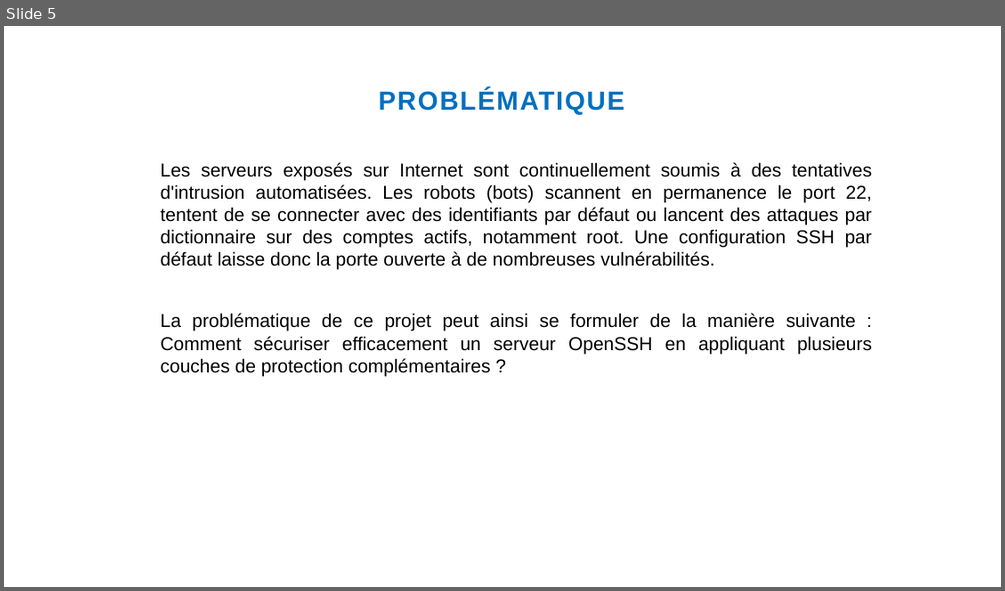
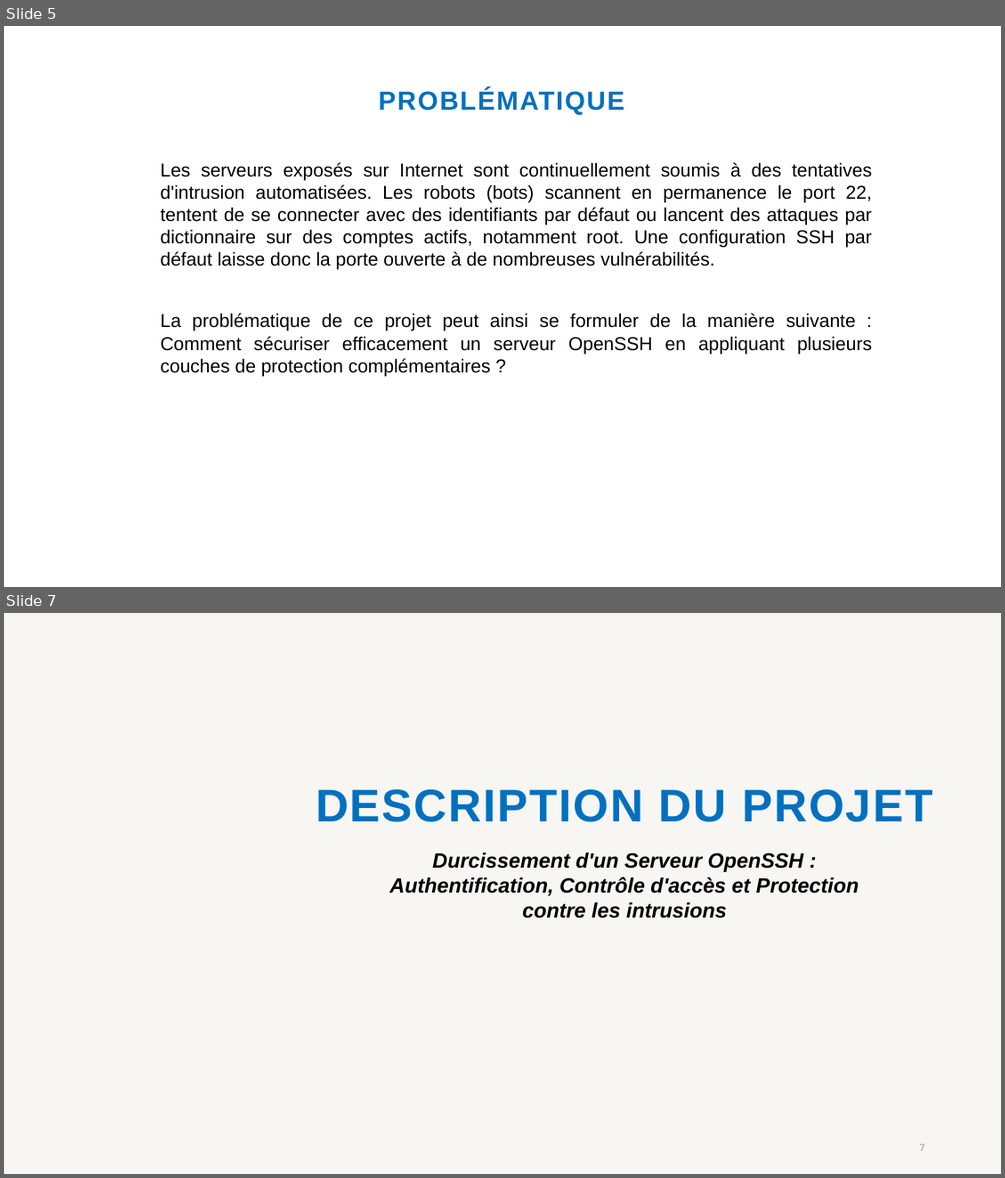
Before and after one commit to Christyy2/Projet-Final-ASI, a slide deck: Présentation-ASI.pptx. Shown one above the other, each under a label of ours: slide 5 before the commit, slides 5 and 7 after it; the slides between them are not shown. The pictures are 1005x591 and 1005x1178 pixels, drawn with LibreOffice and Linux fonts; fonts in the diff are those of the drawing; background and template pictures are left out. Boxes give left, top, right and bottom in pixels: in the first picture for what was removed or moved away, otherwise in the second. Text is boxed around its words. In the diff, an @@ line names an element or a change of style, - is before the commit and + after.

```diff
--- a/Présentation-ASI.pptx
+++ b/Présentation-ASI.pptx
@@ slide 7 added at box(4, 613, 1001, 1174), background #F7F6F3 @@
@@ text added at box(316, 789, 932, 822), 44 pt, text #0070C0, bold @@
+DESCRIPTION DU PROJET
@@ text added at box(389, 852, 858, 918), 20 pt, text #000000, bold, italic @@
+Durcissement d'un Serveur OpenSSH : Authentification, Contrôle d'accès et Protection contre les intrusions
@@ page number added at box(920, 1143, 925, 1151), 9 pt, text #8C8C8C @@
+7
```
Also in this commit, not shown: 9 slides changed, 5 other slides added, 1 slide removed.
